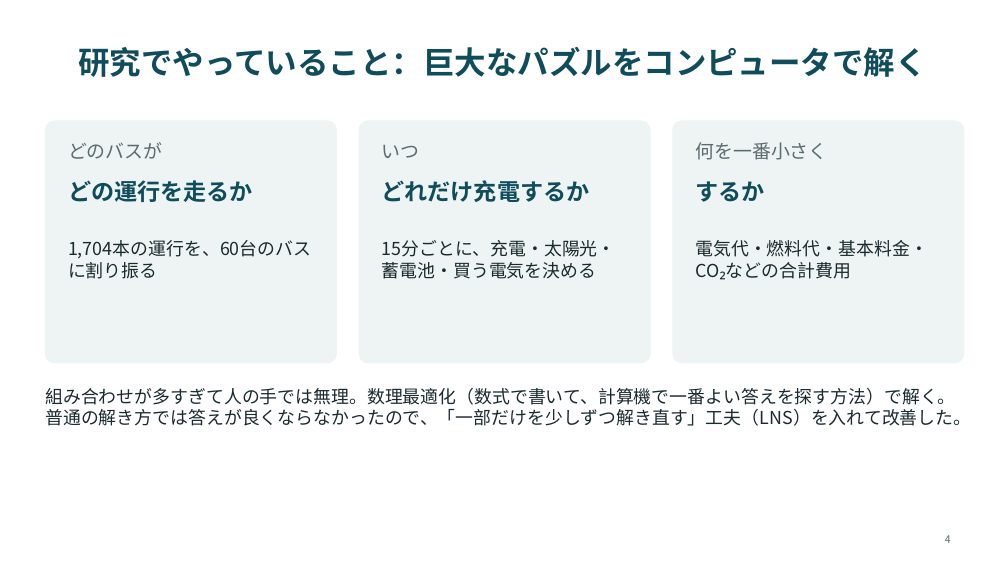
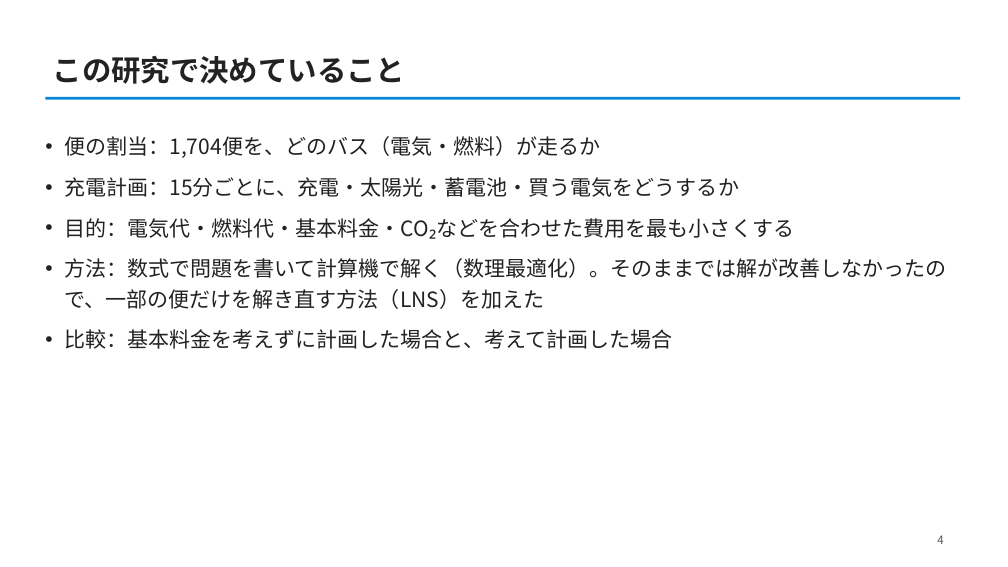
Before and after one commit to CYLIU2003/master-course, a slide deck: slide 4 of outcome/2026-10-22_lab_progress/lab_progress_20261022.pptx. Drawn at 1008x567 pixels with LibreOffice and Linux fonts; fonts in the diff are those of the drawing. Boxes give left, top, right and bottom in pixels: in the first picture for what was removed or moved away, otherwise in the second. Text is boxed around its words. In the diff, an @@ line names an element or a change of style, - is before the commit and + after.

```diff
--- a/outcome/2026-10-22_lab_progress/lab_progress_20261022.pptx
+++ b/outcome/2026-10-22_lab_progress/lab_progress_20261022.pptx
@@ title "この研究で決めていること" at (53, 56, 405, 84): vertical alignment middle to bottom @@
@@ title at (53, 56, 405, 84): text changed; size 30 to 28 pt; text colour #0F4C5C to #222222 @@
-研究でやっていること：巨大なパズルをコンピュータで解く
+この研究で決めていること
@@ line added from (45, 98) to (960, 98), #0485D7 2.5 pt @@
@@ rounded rectangle removed at (45, 121, 337, 363) @@
@@ text added at (64, 136, 947, 349), 20 pt, text #222222 @@
+• 便の割当：1,704便を、どのバス（電気・燃料）が走るか
+• 充電計画：15分ごとに、充電・太陽光・蓄電池・買う電気をどうするか
+• 目的：電気代・燃料代・基本料金・CO₂などを合わせた費用を最も小さくする
+• 方法：数式で問題を書いて計算機で解く（数理最適化）。そのままでは解が改善しなかったので、一部の便だけを解き直す方法（LNS）を加えた
+• 比較：基本料金を考えずに計画した場合と、考えて計画した場合
@@ text removed at (68, 142, 162, 159) @@
-どのバスが
@@ rounded rectangle removed at (359, 121, 650, 363) @@
@@ text removed at (382, 145, 420, 158) @@
-いつ
@@ rounded rectangle removed at (673, 121, 964, 363) @@
@@ text removed at (695, 142, 827, 160) @@
-何を一番小さく
@@ text removed at (68, 180, 252, 202) @@
-どの運行を走るか
@@ text removed at (382, 180, 590, 202) @@
-どれだけ充電するか
@@ text removed at (695, 181, 764, 202) @@
-するか
@@ text removed at (68, 240, 311, 258) @@
-1,704本の運行を、60台のバスに割り振る
@@ text removed at (382, 240, 616, 279) @@
-15分ごとに、充電・太陽光・蓄電池・買う電気を決める
@@ text removed at (695, 240, 927, 280) @@
-電気代・燃料代・基本料金・CO₂などの合計費用
@@ text removed at (45, 388, 971, 426) @@
-組み合わせが多すぎて人の手では無理。数理最適化（数式で書いて、計算機で一番よい答えを探す方法）で解く。普通の解き方では答えが良くならなかったので、「一部だけを少しずつ解き直す」工夫（LNS）を入れて改善した。
@@ page number: place and size @@
-page number at (945, 535, 951, 543)
+page number at (937, 535, 943, 544)
@@ page number at (937, 535, 943, 544): size 10 to 11 pt, text colour #5B6B70 to #555555 @@
```
Also in this commit, not shown: 7 other slides changed, 1 slide added, 1 slide removed, 3 other files.
